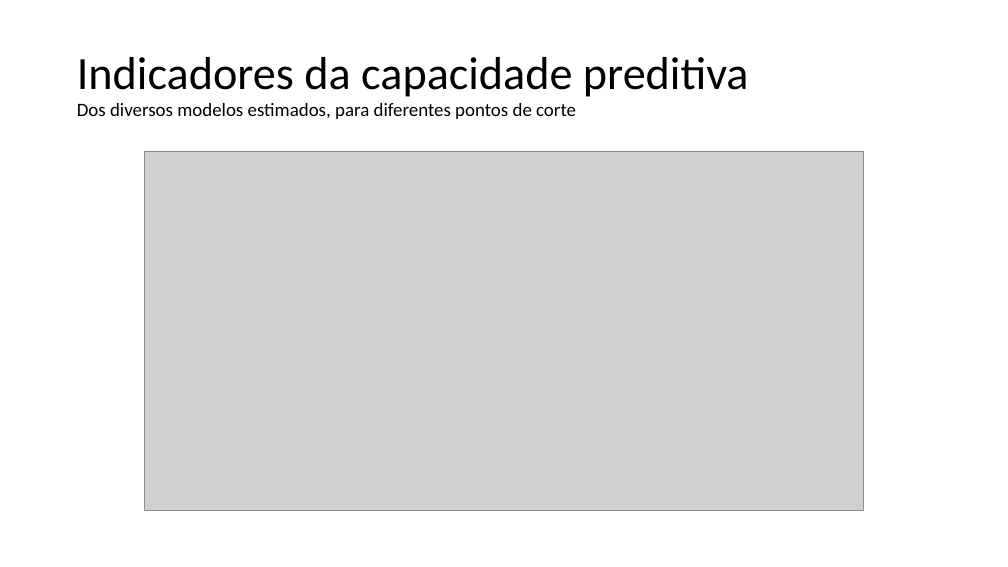
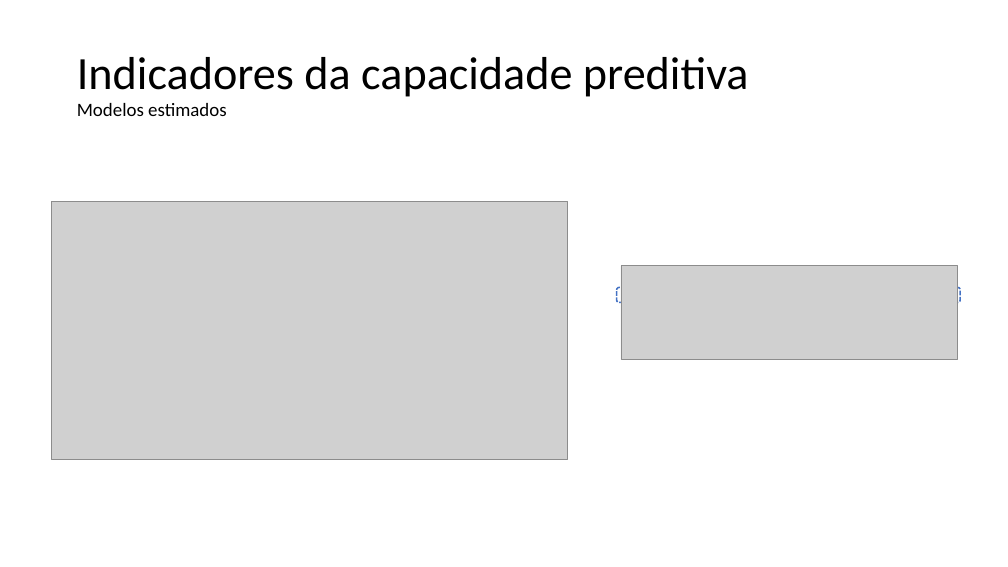
Before and after one commit to franzmonteiro/new_telco_churn, a slide deck: slide 21 of apresentacao.pptx (slide 16 before the commit). Drawn at 1008x567 pixels with LibreOffice and Linux fonts; fonts in the diff are those of the drawing; grey boxes stand for pictures; background and template pictures are left out. Boxes give left, top, right and bottom in pixels: in the first picture for what was removed or moved away, otherwise in the second. Text is boxed around its words. In the diff, an @@ line names an element or a change of style, - is before the commit and + after.

```diff
--- a/apresentacao.pptx
+++ b/apresentacao.pptx
@@ title at (77, 57, 749, 116): text changed; size 18 to 44 pt @@
-Indicadores da capacidade preditiva
-Dos diversos modelos estimados, para diferentes pontos de corte
+Indicadores da capacidade preditiva
+Modelos estimados
@@ picture: place and size @@
-picture at (144, 151, 864, 511)
+picture at (51, 201, 568, 460)
@@ picture added at (621, 266, 957, 360) @@
@@ rounded rectangle added at (617, 287, 960, 302), outline #4472C4 1.5 pt dashed @@
```
Also in this commit, not shown: 8 other slides changed, 11 slides added, 8 slides removed.
